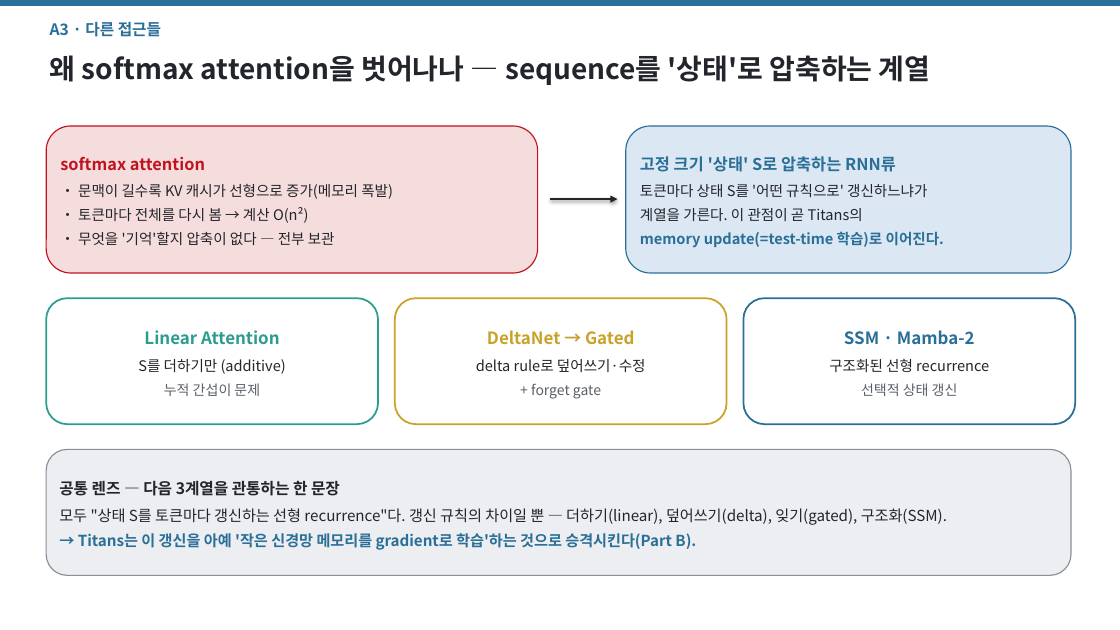
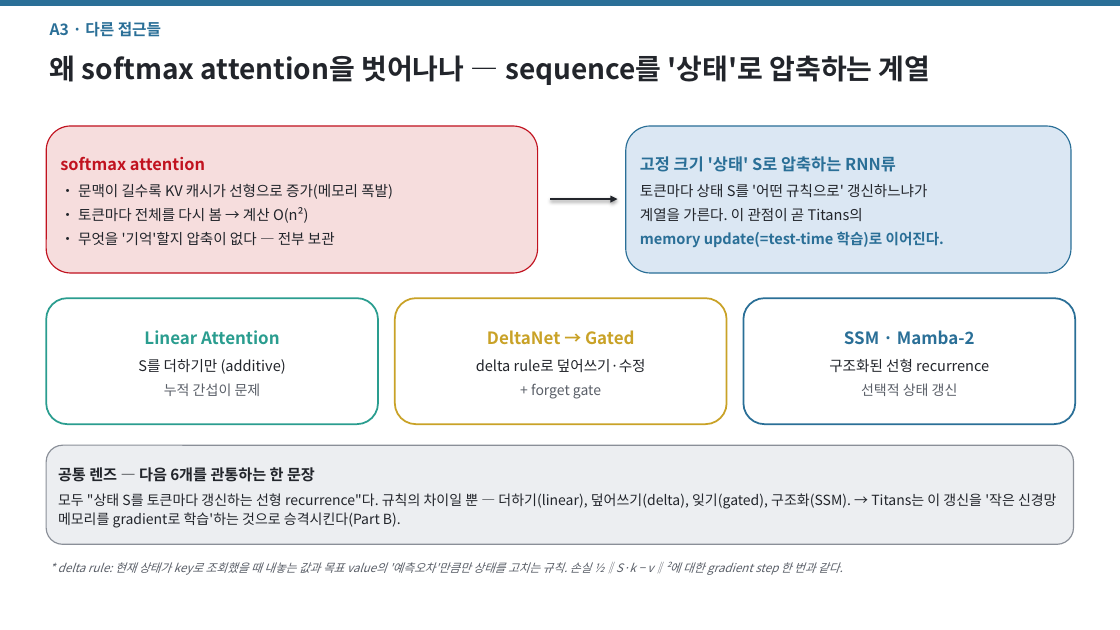
Before and after one commit to jimmylegendary/neural-memory-study, a slide deck: slide 14 of seminar/TTT-seminar.pptx. Drawn at 1120x630 pixels with LibreOffice and Linux fonts; fonts in the diff are those of the drawing. Boxes give left, top, right and bottom in pixels: in the first picture for what was removed or moved away, otherwise in the second. Text is boxed around its words. In the diff, an @@ line names an element or a change of style, - is before the commit and + after.

```diff
--- a/seminar/TTT-seminar.pptx
+++ b/seminar/TTT-seminar.pptx
@@ rounded rectangle "공통 렌즈 — 다음 6개를 ...": place and size @@
-rounded rectangle "공통 렌즈 — 다음 6개를 ..." at [46, 450, 1071, 576]
+rounded rectangle "공통 렌즈 — 다음 6개를 ..." at [46, 445, 1074, 544]
@@ text in rounded rectangle at [58, 467, 1057, 528]: text changed; size 13 to 12 pt @@
-공통 렌즈 — 다음 3계열을 관통하는 한 문장
-모두 "상태 S를 토큰마다 갱신하는 선형 recurrence"다. 갱신 규칙의 차이일 뿐 — 더하기(linear), 덮어쓰기(delta), 잊기(gated), 구조화(SSM).
-→ Titans는 이 갱신을 아예 '작은 신경망 메모리를 gradient로 학습'하는 것으로 승격시킨다(Part B).
+공통 렌즈 — 다음 6개를 관통하는 한 문장
+모두 "상태 S를 토큰마다 갱신하는 선형 recurrence"다. 규칙의 차이일 뿐 — 더하기(linear), 덮어쓰기(delta), 잊기(gated), 구조화(SSM). → Titans는 이 갱신을 '작은 신경망 메모리를 gradient로 학습'하는 것으로 승격시킨다(Part B).
@@ text added at [58, 561, 843, 575], 10 pt, text #5A5F68, italic @@
+* delta rule: 현재 상태가 key로 조회했을 때 내놓는 값과 목표 value의 '예측오차'만큼만 상태를 고치는 규칙. 손실 ½‖S·k − v‖²에 대한 gradient step 한 번과 같다.
```
Also in this commit, not shown: 4 other slides changed, 6 slides added, 2 slides removed, 13 other files.
